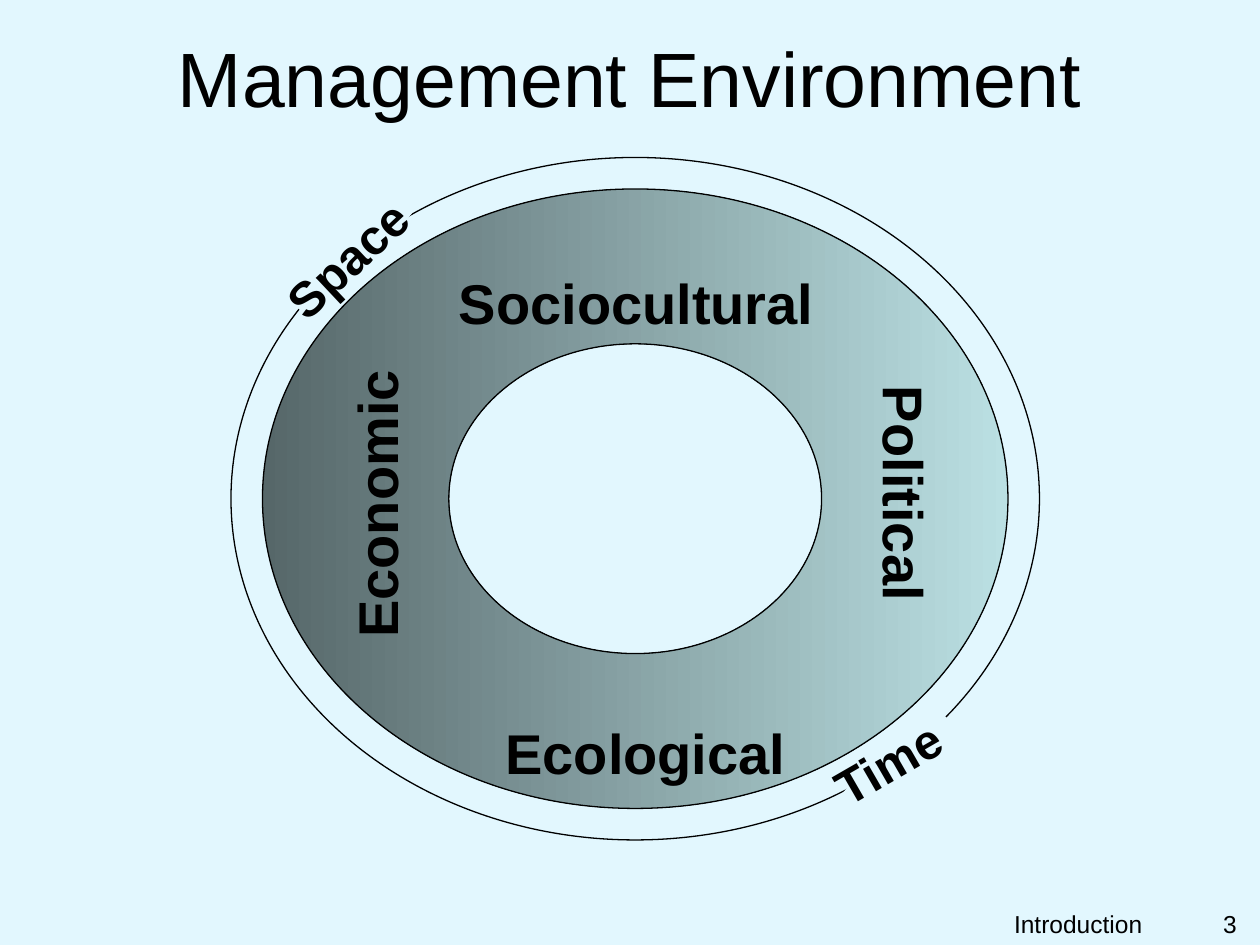
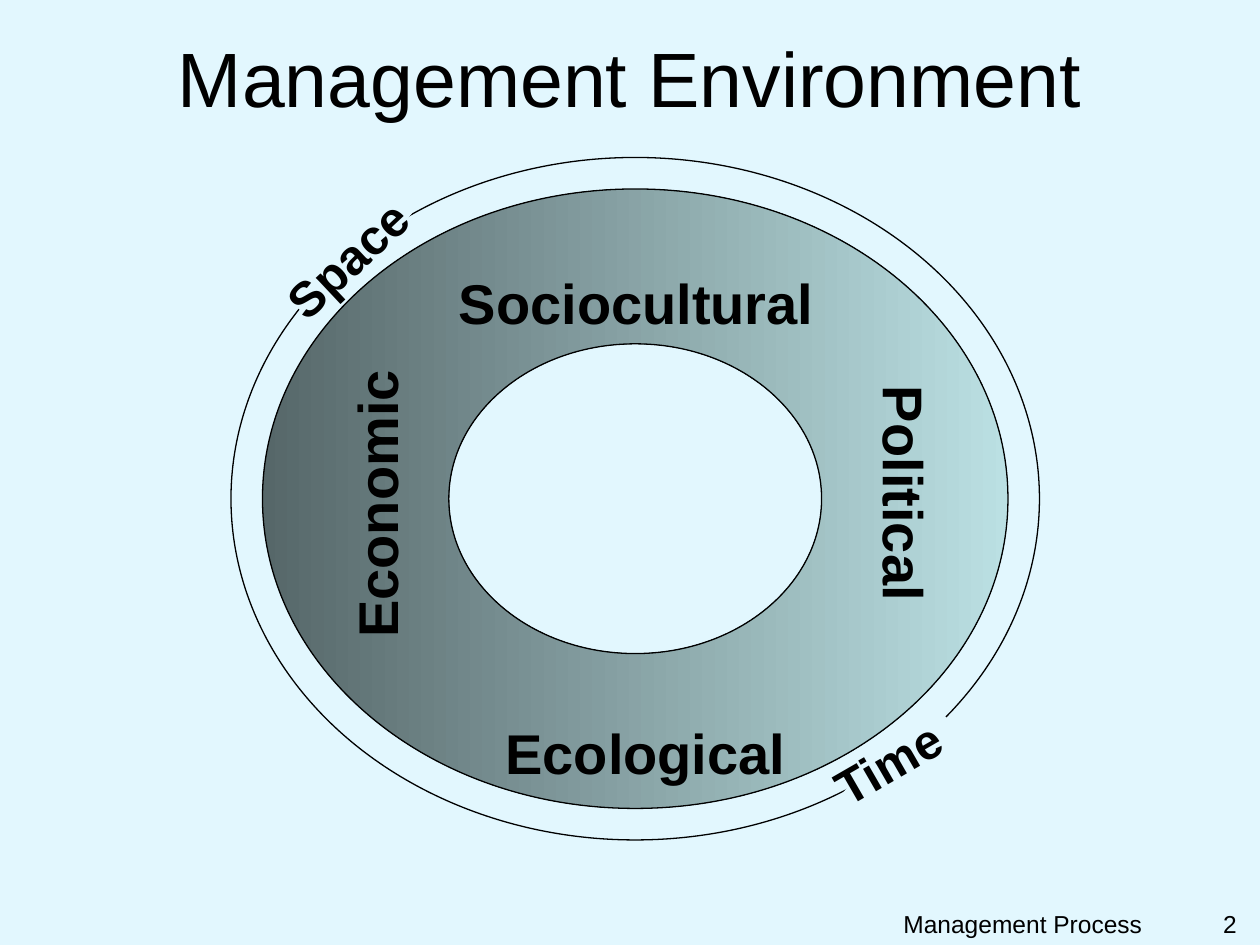
Before and after one commit to droglenc/NCNRS349, a slide deck: slide 2 of modules/PPT/ManagementProcess.pptx (slide 3 before the commit). Drawn at 1260x945 pixels with LibreOffice and Linux fonts; fonts in the diff are those of the drawing; background and template pictures are left out. Boxes give left, top, right and bottom in pixels: in the first picture for what was removed or moved away, otherwise in the second. Text is boxed around its words. In the diff, an @@ line names an element or a change of style, - is before the commit and + after.

Commit message:
Update Management Process

```diff
--- a/modules/PPT/ManagementProcess.pptx
+++ b/modules/PPT/ManagementProcess.pptx
@@ text at (903,916,1142,938): text changed @@
-Introduction
+Management Process
@@ page number at (1223,916,1237,933): text changed @@
-3
+2
```
Also in this commit, not shown: 9 other slides changed, 1 slide added, 1 slide removed, 3 other files.
